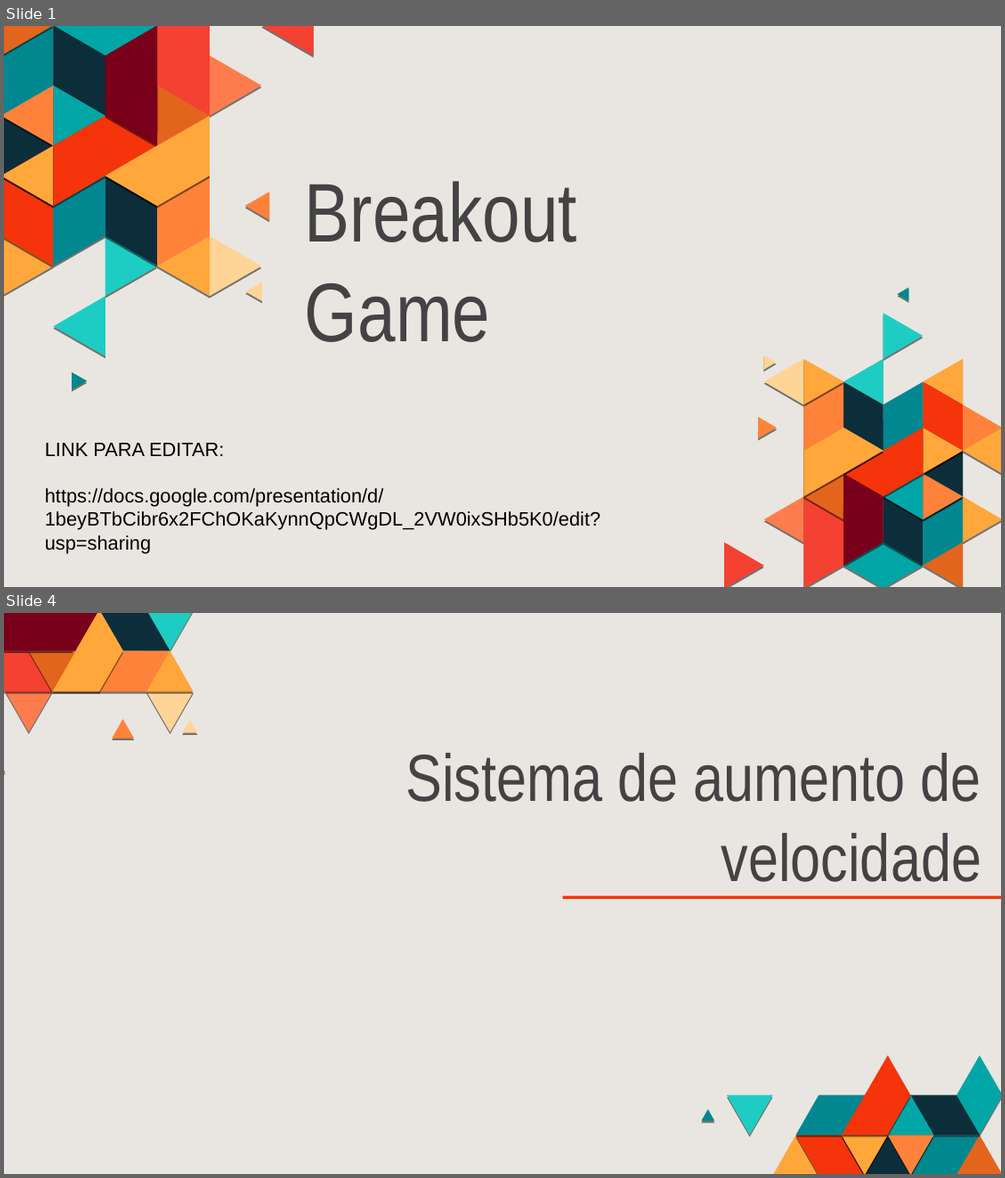
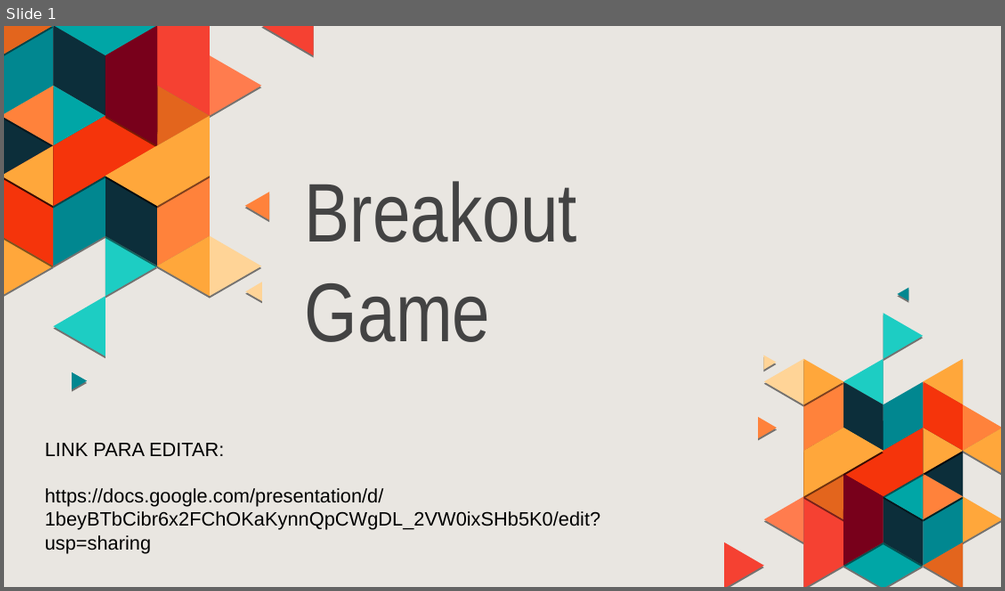
Before and after one commit to gasmartin/breakout-game, a slide deck: BreakoutGame.odp. Shown one above the other, each under a label of ours: slides 1 and 4 before the commit, slide 1 after it; the slides between them are not shown. The pictures are 1005x1178 and 1005x591 pixels, drawn with LibreOffice and Linux fonts; fonts in the diff are those of the drawing. Boxes give left, top, right and bottom in pixels: in the first picture for what was removed or moved away, otherwise in the second. Text is boxed around its words. In the diff, an @@ line names an element or a change of style, - is before the commit and + after.

```diff
--- a/BreakoutGame.odp
+++ b/BreakoutGame.odp
@@ slide 4 removed at (4, 613, 1001, 1174), background #E9E6E1 @@
@@ group removed at (4, 613, 197, 772): 18 freeform shapes @@
@@ title removed at (406, 753, 982, 882) @@
-Sistema de aumento de velocidade
@@ line removed from (562, 897) to (1001, 897) @@
@@ group removed at (701, 1054, 1001, 1174): 18 freeform shapes @@
```
Also in this commit, not shown: 15 slides changed, 1 other slide removed.
